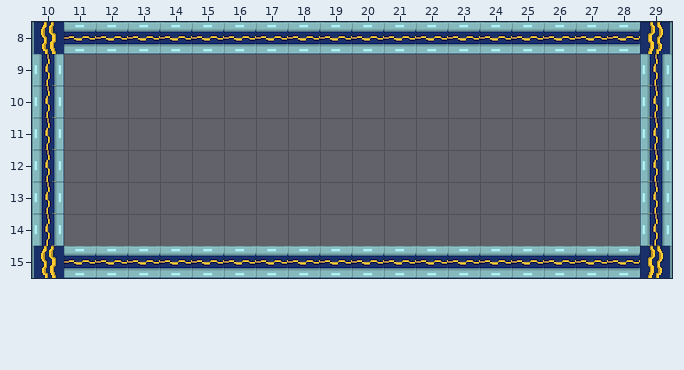
An edit to a level. Tiled map, core/assets/level_1-1.tmx. The picture above is the old version.
Cells are 32x32 px. Shown: x 10..29, y 8..15. Tiles whose own drawing changed are shown in their newer look in all pictures.
The result:
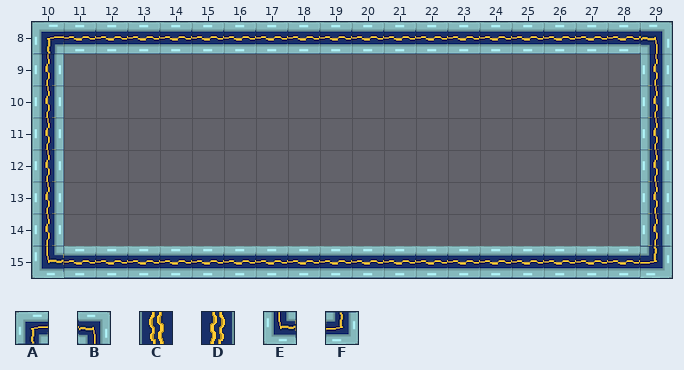
Key: from "tileset": A 96, B 98, C 128, D 130, E 160, F 162.
_ is an empty cell.
Tiles replaced or removed in this view: C, D.
Difference:
Changed rows in their new state; . is an unchanged cell.
Layer "background":
first column x 10:
 8 A
Layer "platforms":
first column x 10:
 8 A..................B
first column x 10:
15 E..................F
Pixel boxes of the changes (left, top, right, bottom) in both pictures:
changed: (32, 22, 64, 54)
changed: (640, 22, 672, 54)
changed: (32, 246, 64, 278)
changed: (640, 246, 672, 278)
